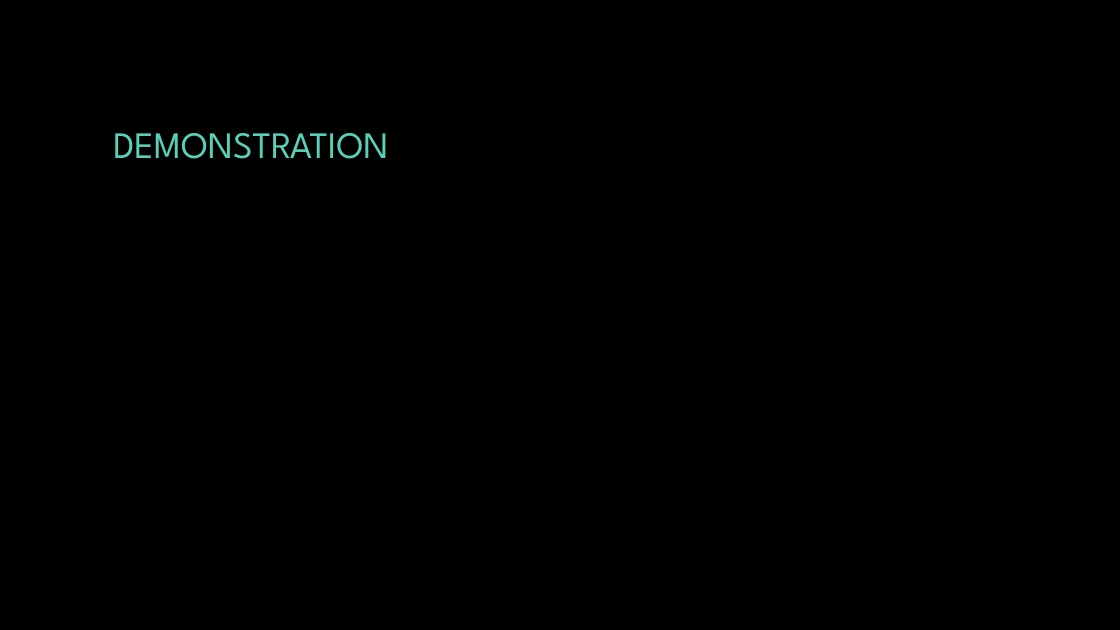
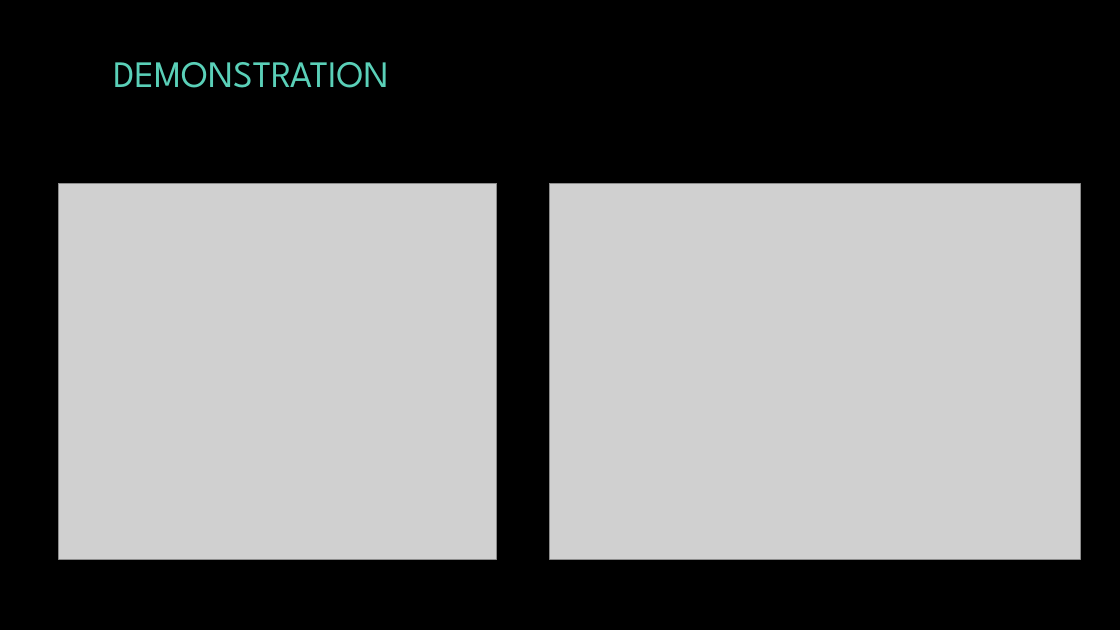
Before and after one commit to Nayrgton/PasswordProtectionProgram, a slide deck: slide 5 of Doc/FinalPresentation/PasswordProtectionProgram.pptx. Drawn at 1120x630 pixels with LibreOffice and Linux fonts; fonts in the diff are those of the drawing; grey boxes stand for pictures; background and template pictures are left out. Boxes give left, top, right and bottom in pixels: in the first picture for what was removed or moved away, otherwise in the second. Text is boxed around its words. In the diff, an @@ line names an element or a change of style, - is before the commit and + after.

Commit message:
updated ppt

```diff
--- a/Doc/FinalPresentation/PasswordProtectionProgram.pptx
+++ b/Doc/FinalPresentation/PasswordProtectionProgram.pptx
@@ title "DEMONSTRATION": place and size @@
-title "DEMONSTRATION" at (113,133,388,159)
+title "DEMONSTRATION" at (113,62,388,88)
@@ picture added at (59,183,497,560) @@
@@ picture added at (549,183,1081,560) @@
```
Also in this commit, not shown: 4 other slides changed, 5 slides added, 6 slides removed, 1 other file.
